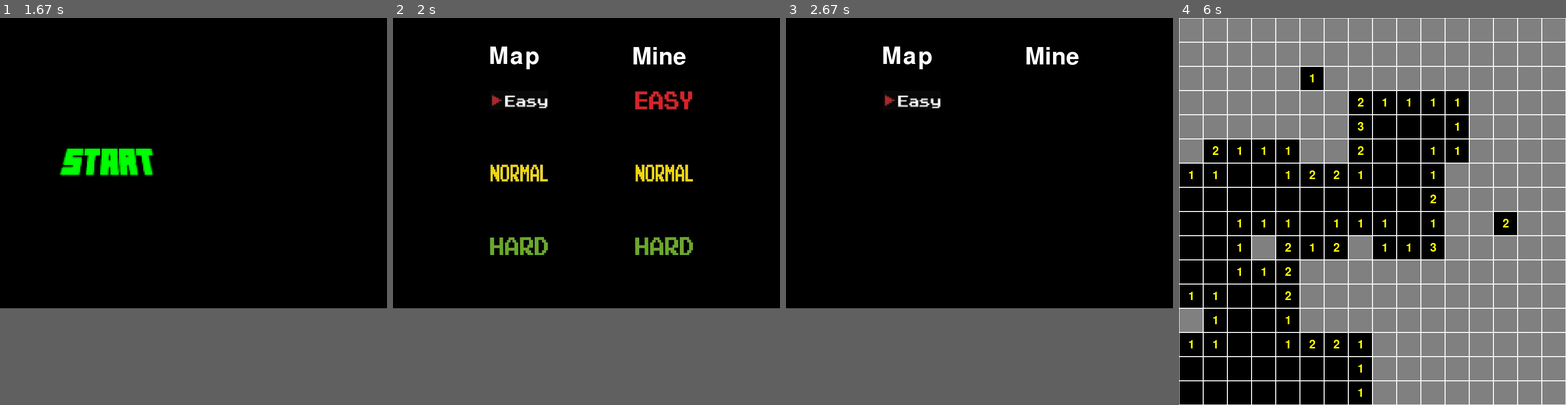
Above: before the commit, frames 1-4 (left to right).
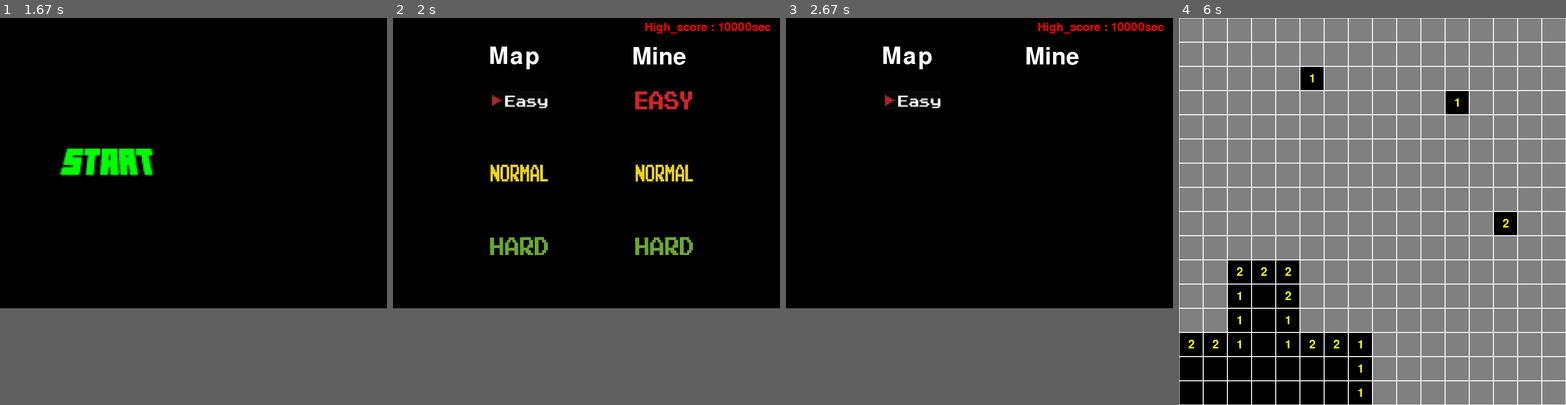
Above: after the commit, the same moments.

Repository: qrc4723/opensw-project
Game: pygame game, started from 지뢰찾기/지뢰찾기.py
Same seed, same stepped clock (60 frames per second), same inputs: the game is played once before the commit and once after it.
Inputs (mouse positions are in pixels of both pictures, inside the frame that each line leads up to):
- Up to frame 1 (1.67 s): right-click (193, 180) at 0.42 s; click (100, 165) at 0.77 s; click (92, 56) at 1.6 s
- Up to frame 2 (2 s): no input
- Up to frame 3 (2.67 s): click (909, 99) at 2.05 s
- Up to frame 4 (6 s): click (1302, 172) at 3.4 s; move the mouse to (1457, 91) at 4.2 s; click (1457, 91) at 4.33 s; click (1511, 230) at 5.3 s; move the mouse to (1256, 354) at 5.57 s; click (1256, 354) at 5.67 s; click (1310, 87) at 5.95 s

Frame 1 is identical in both runs. In frame 2, 0.3% of the frame differs, in the area x 65-98%, y 1-4%; in frame 3, 0.3%; in frame 4, 24%, in the area x 0-75%, y 18-86%.

Commit message:
Add files via upload

Diff:
--- a/지뢰찾기/지뢰찾기.py
+++ b/지뢰찾기/지뢰찾기.py
@@ -15,22 +15,21 @@
 small_font = pygame.font.SysFont(None, 36)
 
 screen = pygame.display.set_mode((800, 600))
-pygame.display.set_caption("지뢰찾기  High_score : " + high_score + "sec")
 difficulty1 = 2
 
 clock = pygame.time.Clock()
 
 
-start_image = pygame.image.load(r"C:\coding\python\학교\오픈소스 SW\images\starticon.png")
-quit_image = pygame.image.load(r"C:\coding\python\학교\오픈소스 SW\images\quiticon.png")
-click_start_image = pygame.image.load(r"C:\coding\python\학교\오픈소스 SW\images\clickedStartIcon.png")
-click_quit_image = pygame.image.load(r"C:\coding\python\학교\오픈소스 SW\images\clickedQuitIcon.png")
-easy_image = pygame.image.load(r"C:\coding\python\학교\오픈소스 SW\images\Easy.png")
-normal_image = pygame.image.load(r"C:\coding\python\학교\오픈소스 SW\images\Normal.png")
-hard_image = pygame.image.load(r"C:\coding\python\학교\오픈소스 SW\images\Hard.png")
-click_easy_image = pygame.image.load(r"C:\coding\python\학교\오픈소스 SW\images\click_easy.png")
-click_normal_image = pygame.image.load(r"C:\coding\python\학교\오픈소스 SW\images\click_normal.png")
-click_hard_image = pygame.image.load(r"C:\coding\python\학교\오픈소스 SW\images\click_hard.png")
+start_image = pygame.image.load(r"images\starticon.png")
+quit_image = pygame.image.load(r"images\quiticon.png")
+click_start_image = pygame.image.load(r"images\clickedStartIcon.png")
+click_quit_image = pygame.image.load(r"images\clickedQuitIcon.png")
+easy_image = pygame.image.load(r"images\Easy.png")
+normal_image = pygame.image.load(r"images\Normal.png")
+hard_image = pygame.image.load(r"images\Hard.png")
+click_easy_image = pygame.image.load(r"images\click_easy.png")
+click_normal_image = pygame.image.load(r"images\click_normal.png")
+click_hard_image = pygame.image.load(r"images\click_hard.png")
 start_image = pygame.transform.scale(start_image, (240,80))
 quit_image = pygame.transform.scale(quit_image, (240,80))
 click_start_image = pygame.transform.scale(click_start_image, (240,80))
@@ -44,6 +43,7 @@
 temp1_image = easy_image
 temp2_image = normal_image
 temp3_image = hard_image
+
 class Button:
     def __init__(self, img_in, x, y, width, height, img_act, x_act, y_act, action = None):
         mouse = pygame.mouse.get_pos()
@@ -85,6 +85,8 @@
                 sys.exit()
 
         screen.fill(BLACK)
+        high_score_image = small_font.render("High_score : " + high_score + "sec", True, RED)
+        screen.blit(high_score_image, high_score_image.get_rect(centerx= 650, centery = 20))
         map_difficulty_image = large_font.render('Map', True, WHITE)
         screen.blit(map_difficulty_image, map_difficulty_image.get_rect(centerx= 250, centery= 80))
         mine_difficulty_image = large_font.render('Mine', True, WHITE)
@@ -203,12 +205,33 @@
 
     global grid
     grid = [[{'mine': False, 'open': False, 'mine_count_around': 0, 'flag': False} for _ in range(COLUMN_COUNT)] for _ in range(ROW_COUNT)]
-    MINE_COUNT = 15 * difficulty1 * difficulty2
-    #Map_size : {8*12 = 96, 16* 12 = 192, 32 * 12 = 384}
+
+    if difficulty1 == 1:
+        if difficulty2 == 1:
+            MINE_COUNT = 10
+        elif difficulty2 == 2:
+            MINE_COUNT = 20
+        elif difficulty2 == 3:
+            MINE_COUNT = 30
+    elif difficulty1 == 2:
+        if difficulty2 == 1:
+            MINE_COUNT = 40
+        elif difficulty2 == 2:
+            MINE_COUNT = 80
+        elif difficulty2 == 3:
+            MINE_COUNT = 120
+    elif difficulty1 == 3:
+        if difficulty2 == 1:
+            MINE_COUNT = 99
+        elif difficulty2 == 2:
+            MINE_COUNT = 150
+        elif difficulty2 == 3:
+            MINE_COUNT = 200
+    #Map_size : {9 * 9 = 81, 16 * 16 = 256, 30 * 16 = 480}
     #Map : {Mine}
-    #easy: {15, 30, 45}
-    #normal: {30, 60, 120}
-    #hard: {45, 90, 135}
+    #easy: {10, 20, 30}
+    #normal: {40, 80, 120}
+    #hard: {99, 150, 200}
     for _ in range(MINE_COUNT):
         while True:
             column_index = random.randint(0, COLUMN_COUNT - 1)
@@ -262,13 +285,13 @@
                     mine_count_around_image = small_font.render('{}'.format(tile['mine_count_around']), True, YELLOW)
                     screen.blit(mine_count_around_image, mine_count_around_image.get_rect(centerx=column_index * CELL_SIZE + CELL_SIZE // 2, centery=row_index * CELL_SIZE + CELL_SIZE // 2))
                 if tile['mine']:
-                    mine_image = pygame.image.load("C:\coding\python\학교\오픈소스 SW\images\mine.png").convert()
+                    mine_image = pygame.image.load(r"images\mine.png").convert()
                     mine_image = pygame.transform.scale(mine_image, (CELL_SIZE,CELL_SIZE))
                     screen.blit(mine_image, mine_image.get_rect(centerx=column_index * CELL_SIZE + CELL_SIZE // 2, centery=row_index * CELL_SIZE + CELL_SIZE // 2)) #지뢰 설치
                 if not tile['open']:
                     pygame.draw.rect(screen, GRAY, pygame.Rect(column_index * CELL_SIZE, row_index * CELL_SIZE, CELL_SIZE, CELL_SIZE)) #커버
                 if tile['flag']:
-                    flag_image = pygame.image.load("C:\coding\python\학교\오픈소스 SW\images/flag.png").convert()
+                    flag_image = pygame.image.load(r"images/flag.png").convert()
                     flag_image = pygame.transform.scale(flag_image, (CELL_SIZE,CELL_SIZE))
                     screen.blit(flag_image, (column_index * CELL_SIZE, row_index * CELL_SIZE))
                 pygame.draw.rect(screen, WHITE, pygame.Rect(column_index * CELL_SIZE, row_index * CELL_SIZE, CELL_SIZE, CELL_SIZE), 1)
@@ -291,7 +314,7 @@
                     row_index = j
                     tile = grid[row_index][column_index]
                     if tile['mine']:
-                        mine_image = pygame.image.load("C:\coding\python\학교\오픈소스 SW\images\mine.png").convert()
+                        mine_image = pygame.image.load(r"images\mine.png").convert()
                         mine_image = pygame.transform.scale(mine_image, (CELL_SIZE,CELL_SIZE))
                         screen.blit(mine_image, mine_image.get_rect(centerx=column_index * CELL_SIZE + CELL_SIZE // 2, centery=row_index * CELL_SIZE + CELL_SIZE // 2))
                     pygame.display.update()
@@ -305,7 +328,6 @@
             current_time = end - start
             if float(high_score) > current_time:
                 high_score = str(round(current_time,2))
-                pygame.display.set_caption("지뢰찾기  High_score : " + high_score + "sec")
                 pygame.display.update()
             pygame.time.delay(2000)
             pygame.init()
